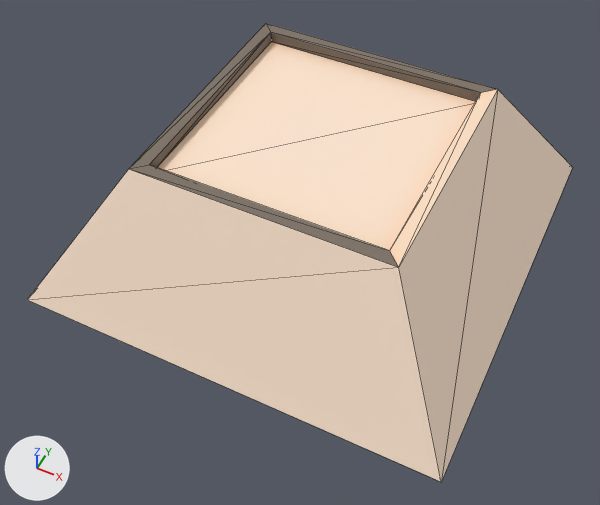
Renders of the glTF model simulator/res/model/construction/tomb.glb from each side of a commit.
Camera for both pictures: a 50 mm lens placed at (11.7, -25.9, 25.9), pointed at (0.2, -2.9, -2.9). The axes (+X, +Y, +Z) are drawn at lower left. The lights are the same throughout. Mesh edges are drawn as thin lines. Where no turn or scale is listed for an object, it has been applied to the vertices.

Names of what the first picture shows: 'Cons_tomb_0'.
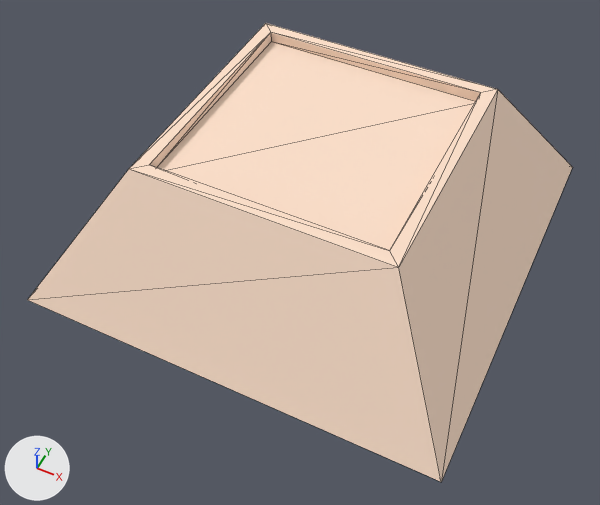
Location of each change, (x1, y1, x2, y2) in pixels of the pictures (600 x 505 px):
'Cons_tomb_0', surface changed (brown to beige)
    both: (127, 23, 499, 478)

The change, as a diff of the scene's bpy script:
```diff
--- a/simulator/res/model/construction/tomb.glb.py
+++ b/simulator/res/model/construction/tomb.glb.py
@@ mat_材质 @@
 mat_材质 = principled_material('材质')
-mat_材质.texture = img_base
+mat_材质.base_color = (1.0, 0.76, 0.604)  # beige #ffe2cc
 mat_材质.roughness = 1.0
```
